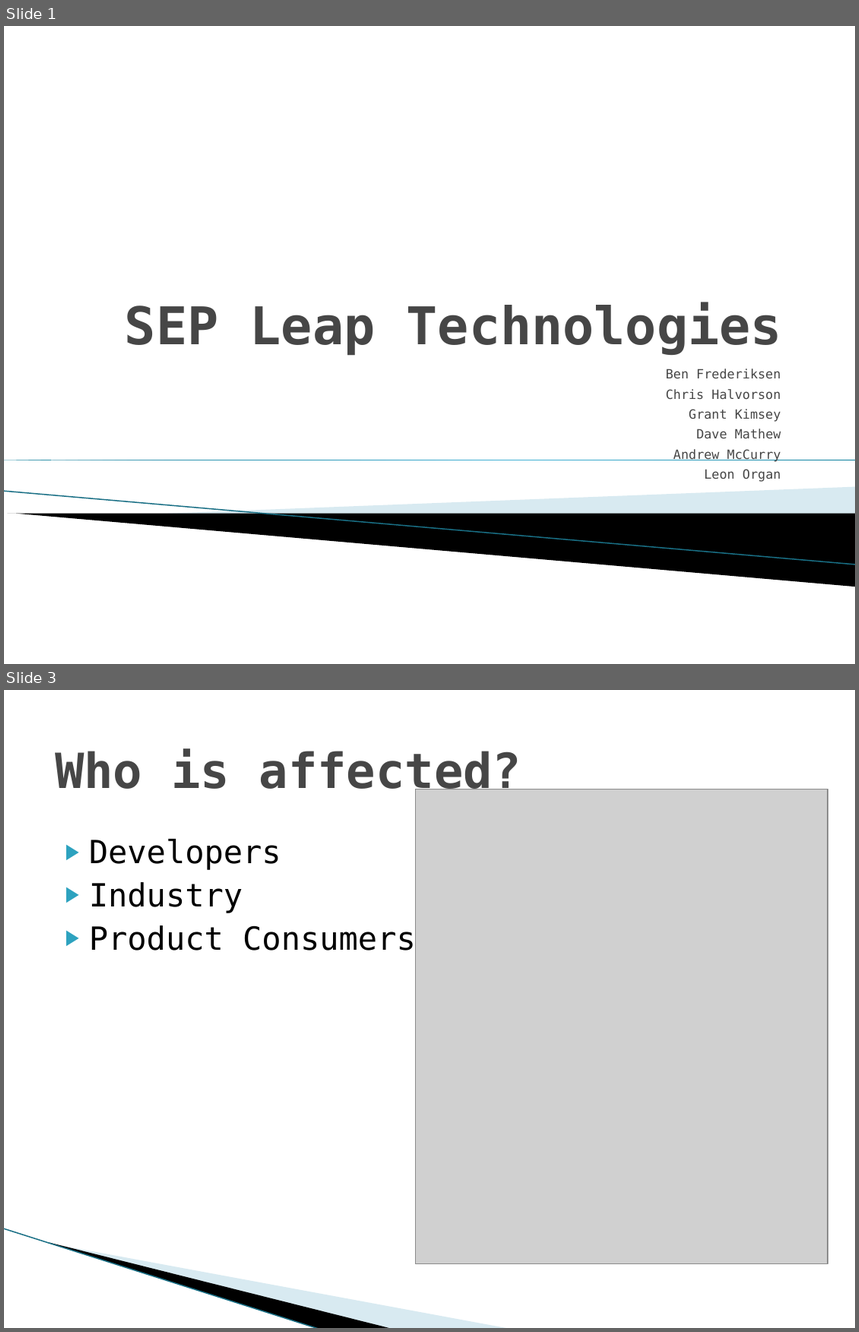
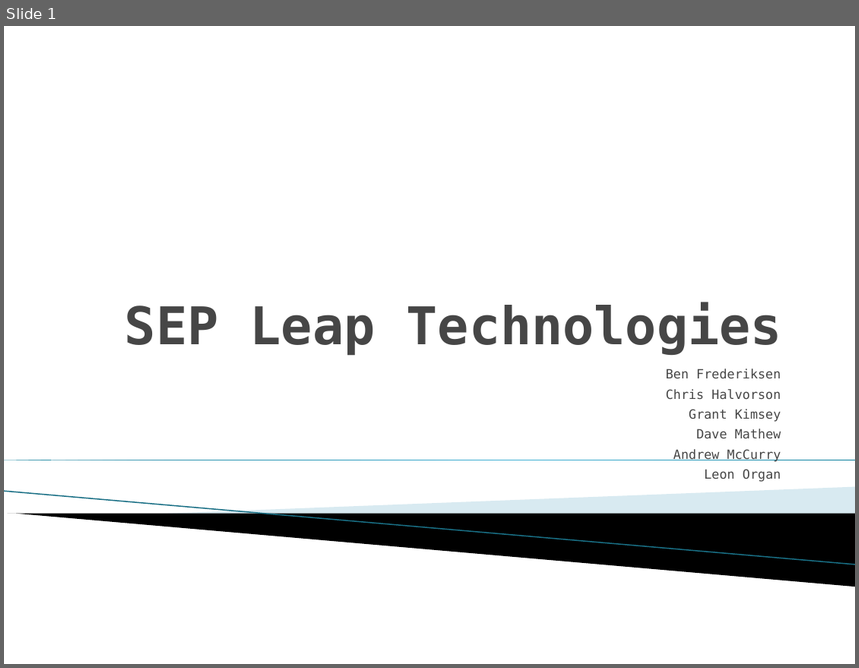
Before and after one commit to niahak/SEPlinko, a slide deck: Presentation.pptx. Shown one above the other, each under a label of ours: slides 1 and 3 before the commit, slide 1 after it; the slides between them are not shown. The pictures are 859x1332 and 859x668 pixels, drawn with LibreOffice and Linux fonts; fonts in the diff are those of the drawing; grey boxes stand for pictures; background and template pictures are left out. Boxes give left, top, right and bottom in pixels: in the first picture for what was removed or moved away, otherwise in the second. Text is boxed around its words. In the diff, an @@ line names an element or a change of style, - is before the commit and + after.

```diff
--- a/Presentation.pptx
+++ b/Presentation.pptx
@@ slide 3 removed at (4,690,855,1328), background #FFFFFF @@
@@ title removed at (55,749,522,798) @@
-Who is affected?
@@ picture removed at (415,790,828,1265) @@
@@ text removed at (89,839,416,957) @@
-▶ Developers
-▶ Industry
-▶ Product Consumers
@@ line removed from (4, 1229) to (320, 1328) @@
@@ freeform shape removed at (49,1243,393,1328) @@
@@ freeform shape removed at (51,1243,510,1328) @@
```
Also in this commit, not shown: 2 slides changed, 4 slides added, 5 other slides removed.
